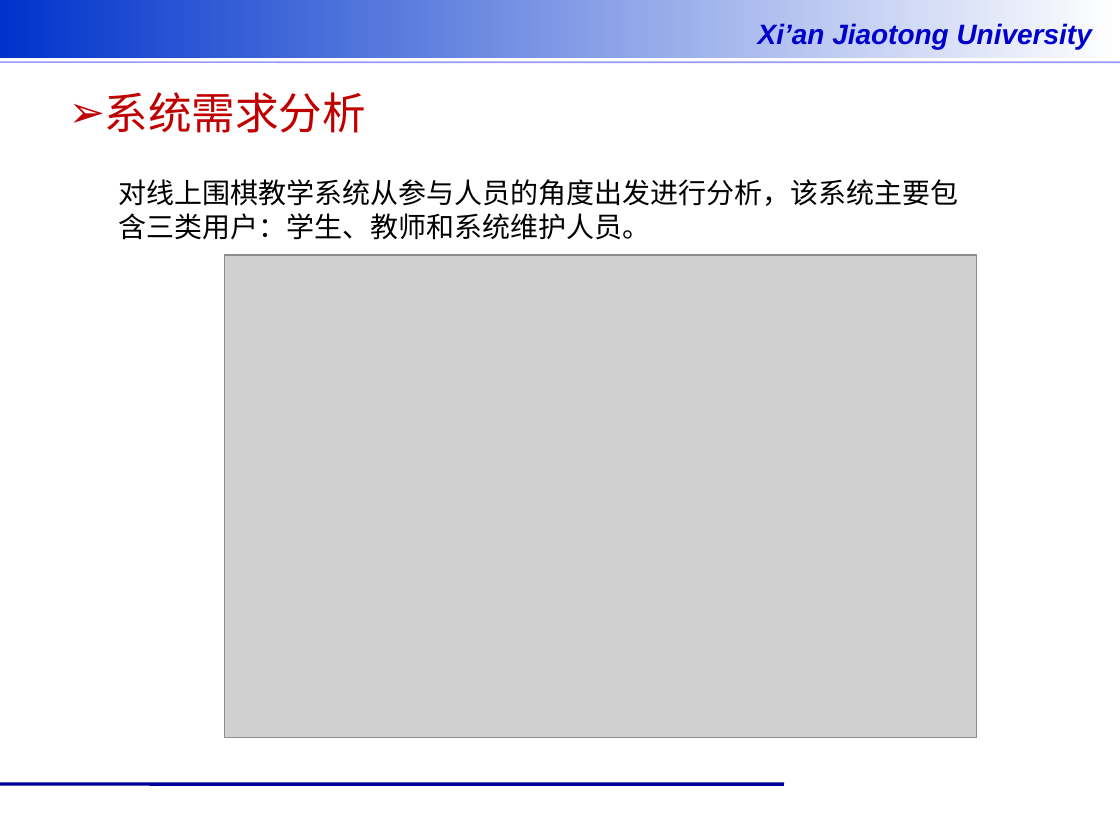
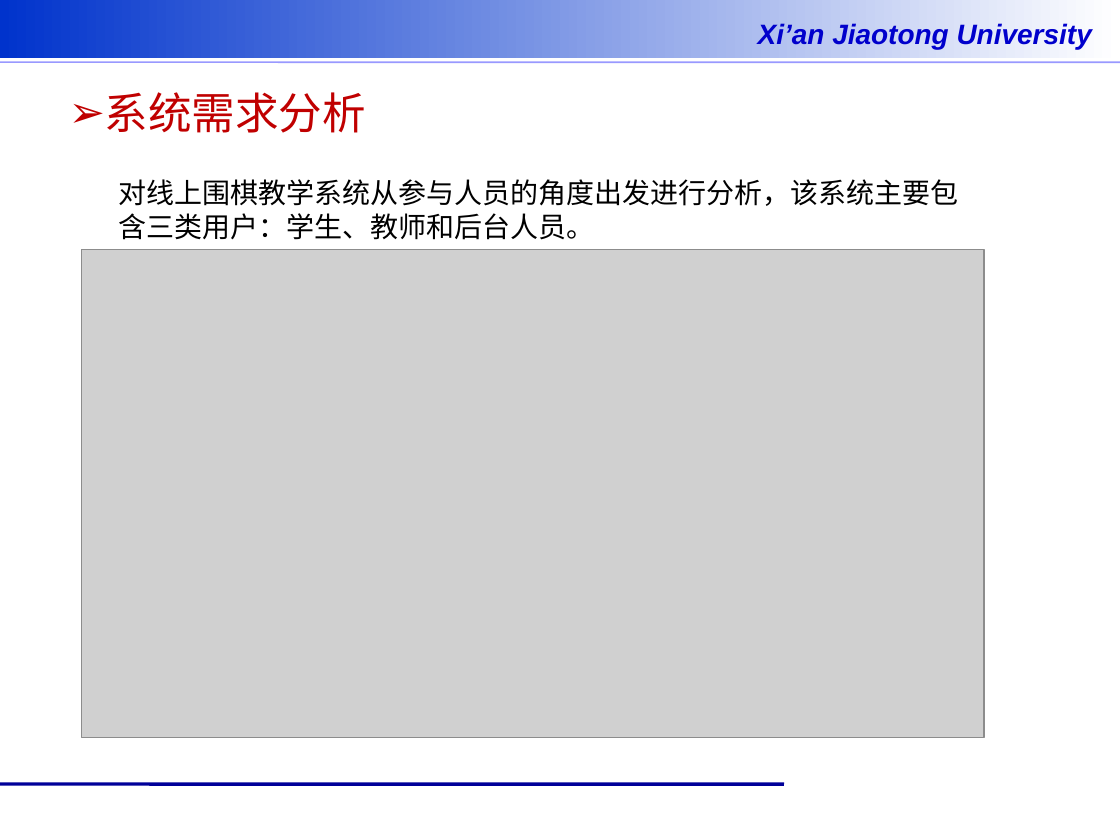
Before and after one commit to loading21th/thesis, a slide deck: slide 12 of 相关材料/李尧-答辩.pptx. Drawn at 1120x840 pixels with LibreOffice and Linux fonts; fonts in the diff are those of the drawing; grey boxes stand for pictures; background and template pictures are left out. Boxes give left, top, right and bottom in pixels: in the first picture for what was removed or moved away, otherwise in the second. Text is boxed around its words. In the diff, an @@ line names an element or a change of style, - is before the commit and + after.

```diff
--- a/相关材料/李尧-答辩.pptx
+++ b/相关材料/李尧-答辩.pptx
@@ text at [118,179,958,240]: text changed @@
-对线上围棋教学系统从参与人员的角度出发进行分析，该系统主要包含三类用户：学生、教师和系统维护人员。
+对线上围棋教学系统从参与人员的角度出发进行分析，该系统主要包含三类用户：学生、教师和后台人员。
@@ picture: place and size @@
-picture at [225,255,977,738]
+picture at [82,250,984,738]
```
Also in this commit, not shown: 5 other slides changed, 2 slides added, 5 other files.
